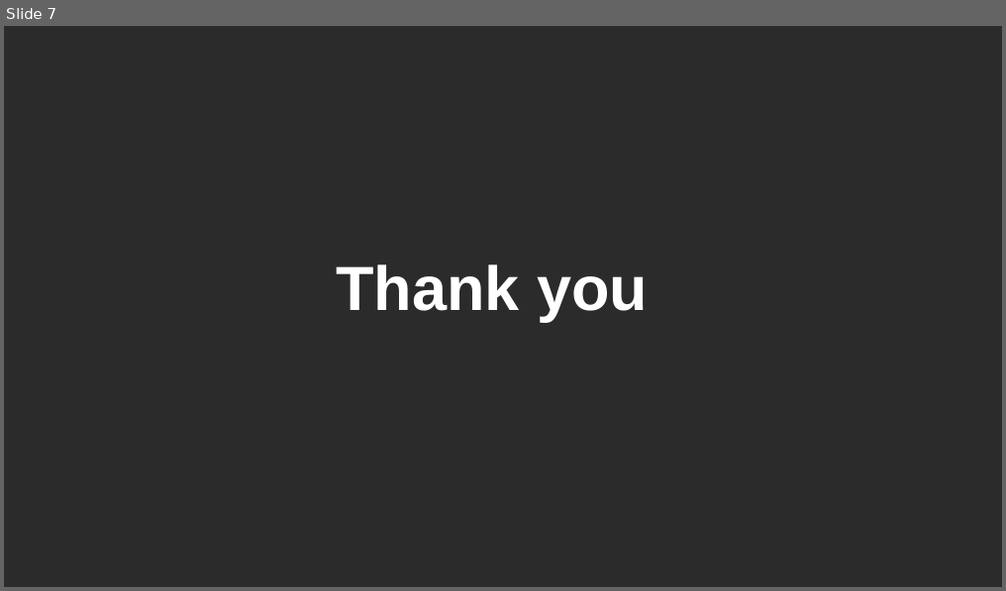
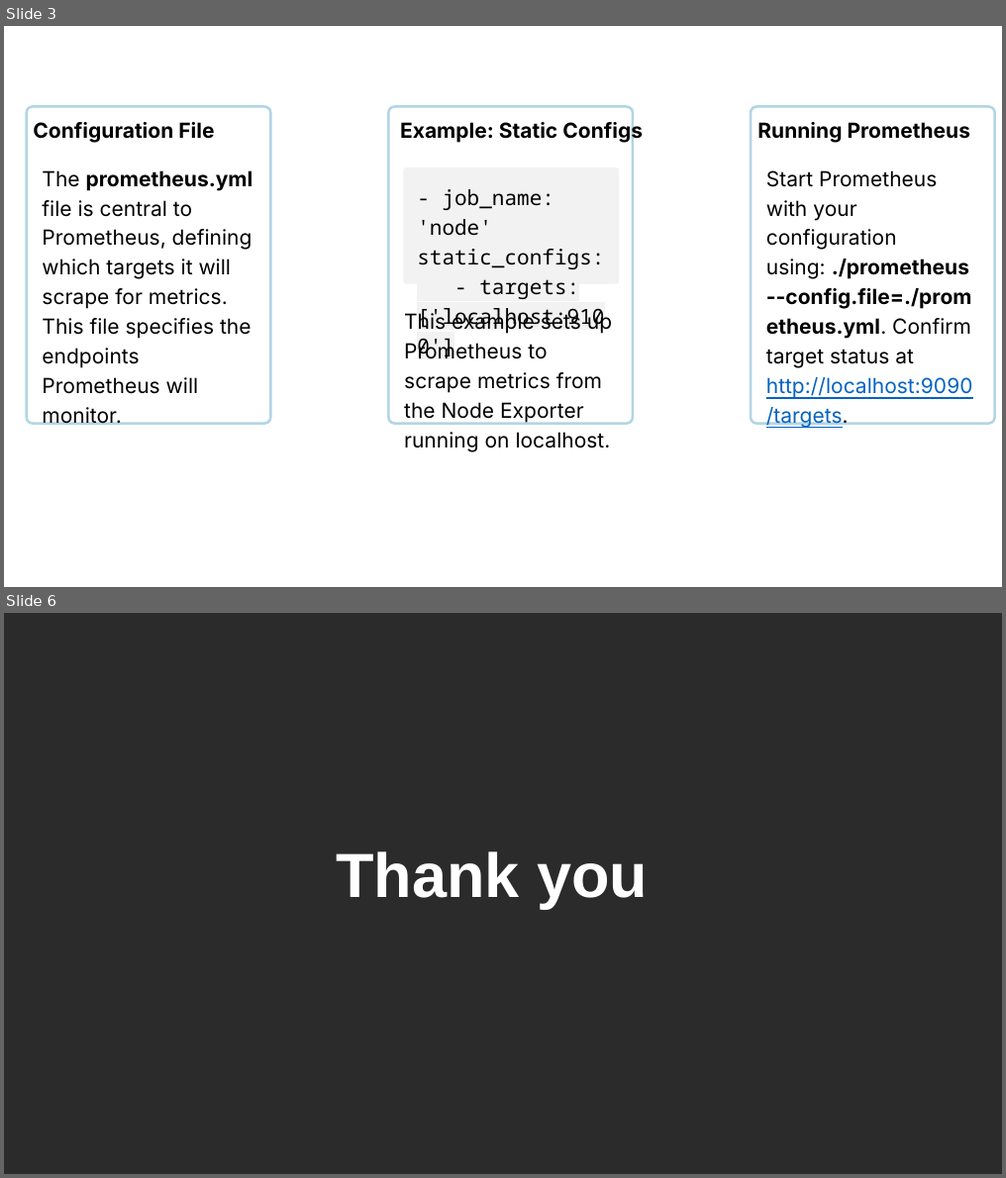
Before and after one commit to hieu15/ENTERPRISE-NETWORK-MONITORING, a slide deck: slides/DAY 02.pptx. Shown one above the other, each under a label of ours: slide 7 before the commit, slides 3 and 6 after it; the slides between them are not shown. The pictures are 1006x591 and 1006x1178 pixels, drawn with LibreOffice and Linux fonts; fonts in the diff are those of the drawing; background and template pictures are left out; a plain dark background stands for a picture behind light text. Boxes give left, top, right and bottom in pixels: in the first picture for what was removed or moved away, otherwise in the second. Text is boxed around its words. In the diff, an @@ line names an element or a change of style, - is before the commit and + after.

```diff
--- a/slides/DAY 02.pptx
+++ b/slides/DAY 02.pptx
@@ slide 3 added at (4, 26, 1002, 587), background picture (left out) @@
@@ text added at (4, 26, 915, 71), 30 pt, text #FFFFFF, bold @@
+Adding Targets to Prometheus (prometheus.yml)
@@ rounded rectangle added at (27, 107, 270, 424), outline #B2D5E5 2.4 pt @@
@@ rounded rectangle added at (389, 107, 633, 424), outline #B2D5E5 2.4 pt @@
@@ rounded rectangle added at (750, 107, 994, 424), outline #B2D5E5 2.4 pt @@
@@ text added at (33, 122, 214, 143), 20 pt, text #000000, bold @@
+Configuration File
@@ text added at (400, 120, 643, 143), 20 pt, text #000000, bold @@
+Example: Static Configs
@@ text added at (757, 122, 971, 143), 20 pt, text #000000, bold @@
+Running Prometheus
@@ text added at (42, 171, 253, 425), 20 pt, text #000000 @@
+The prometheus.yml file is central to Prometheus, defining which targets it will scrape for metrics. This file specifies the endpoints Prometheus will monitor.
@@ rounded rectangle added at (404, 168, 620, 283), fill #F2F2F2 @@
@@ rounded rectangle added at (405, 168, 619, 283), fill #F2F2F2 @@
@@ text added at (766, 171, 973, 428), 20 pt, text #000000 @@
+Start Prometheus with your configuration using: ./prometheus --config.file=./prometheus.yml. Confirm target status at http://localhost:9090/targets.
@@ text added at (417, 189, 604, 331), 20 pt, text #000000 @@
+- job_name: 'node' static_configs: - targets: ['localhost:9100']
@@ text added at (404, 311, 612, 453), 20 pt, text #000000 @@
+This example sets up Prometheus to scrape metrics from the Node Exporter running on localhost.
@@ what was slide 7 is now slide 6 @@
```
Also in this commit, not shown: 4 other slides added, 6 slides removed, 5 other files.
